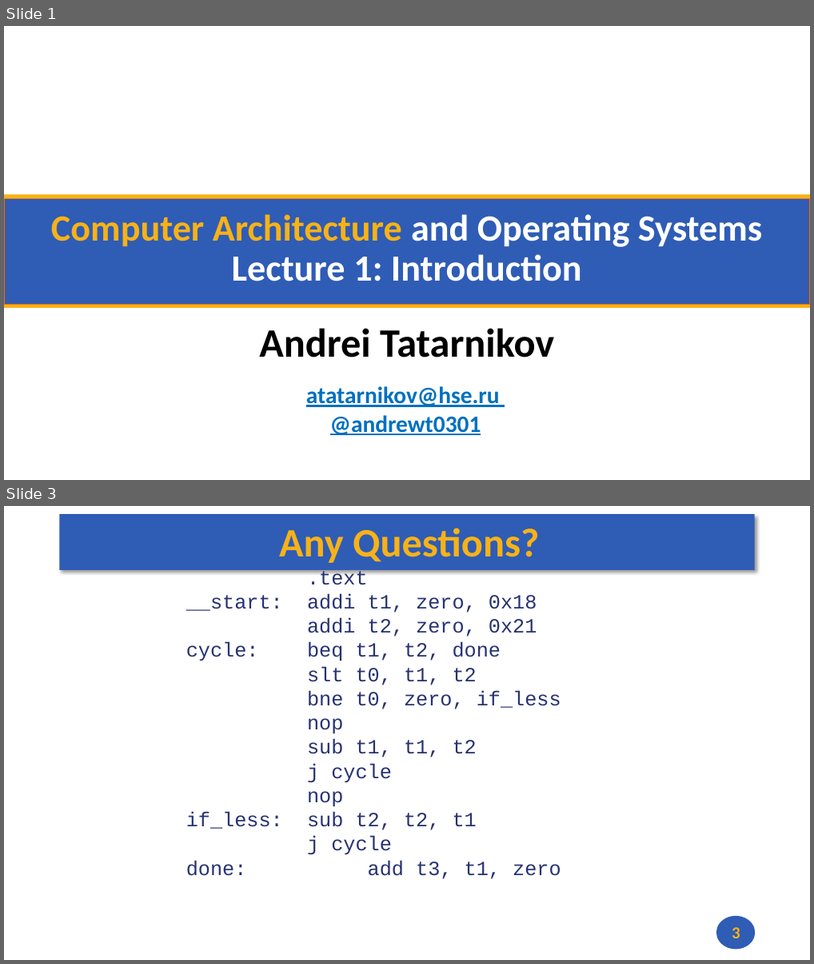
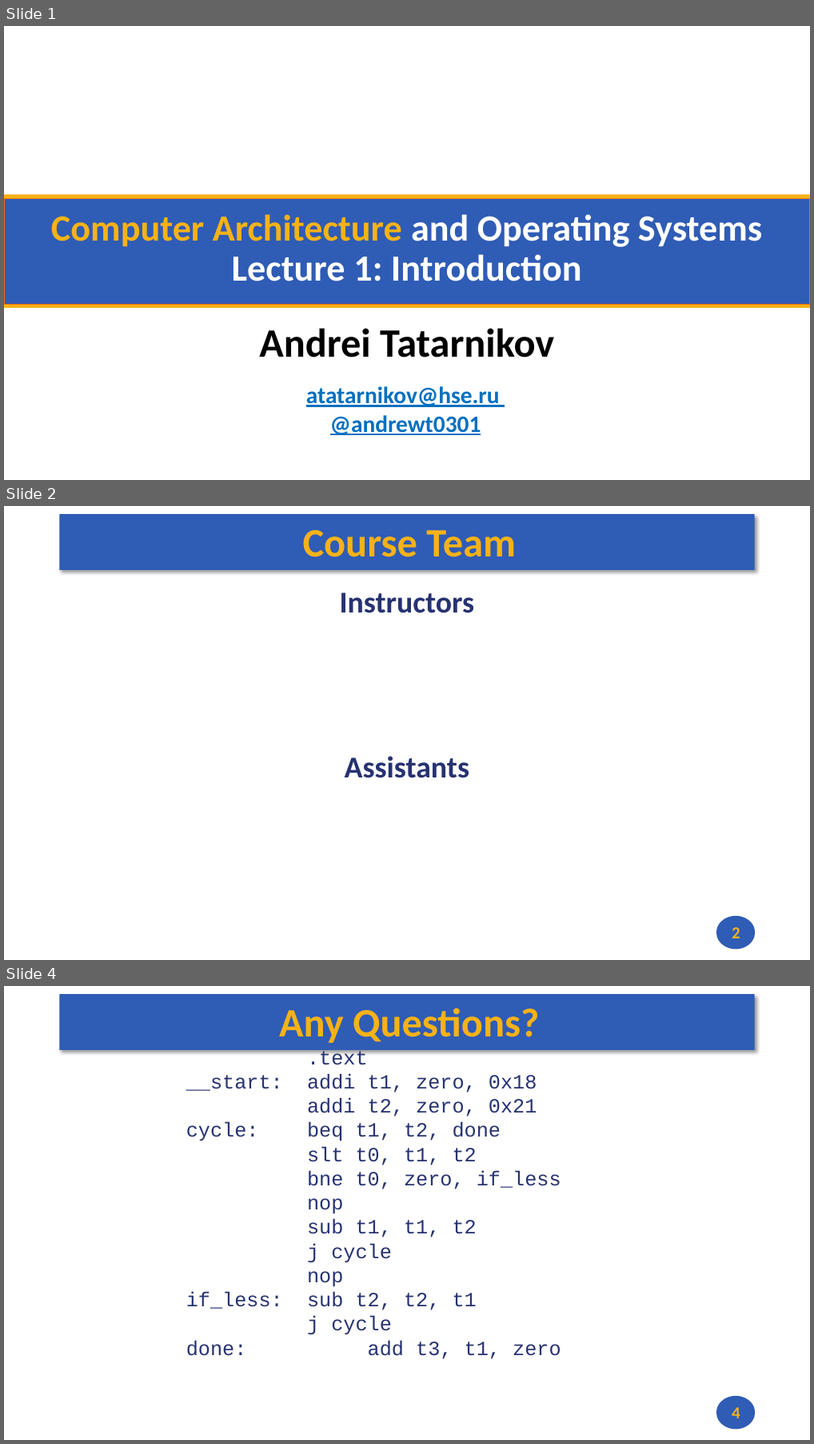
Before and after one commit to andrewt0301/hse-acos-course, a slide deck: docs/part1ca/01_Introduction/CA_Lecture_01.pptx. Shown one above the other, each under a label of ours: slides 1 and 3 before the commit, slides 1, 2 and 4 after it; the slides between them are not shown. The pictures are 814x964 and 814x1444 pixels, drawn with LibreOffice and Linux fonts; fonts in the diff are those of the drawing; background and template pictures are left out. Boxes give left, top, right and bottom in pixels: in the first picture for what was removed or moved away, otherwise in the second. Text is boxed around its words. In the diff, an @@ line names an element or a change of style, - is before the commit and + after.

```diff
--- a/docs/part1ca/01_Introduction/CA_Lecture_01.pptx
+++ b/docs/part1ca/01_Introduction/CA_Lecture_01.pptx
@@ slide 2 added at bbox=[4, 506, 810, 960], background #FFFFFF; not listed: 2 template elements that a slide beside it also shows @@
@@ title added at bbox=[303, 530, 516, 557], 48 pt, text #F7B217, bold @@
+Course Team
@@ text added at bbox=[340, 592, 475, 778], 36 pt, text #273272, bold @@
+Instructors
+Assistants
@@ page number added at bbox=[732, 927, 741, 938], 20 pt, text #F7B217, bold @@
+2
@@ what was slide 3 is now slide 4 @@
@@ page number at bbox=[732, 1407, 741, 1418]: text changed @@
-3
+4
```
Also in this commit, not shown: 1 other slide added, 1 slide removed, 1 other file.
